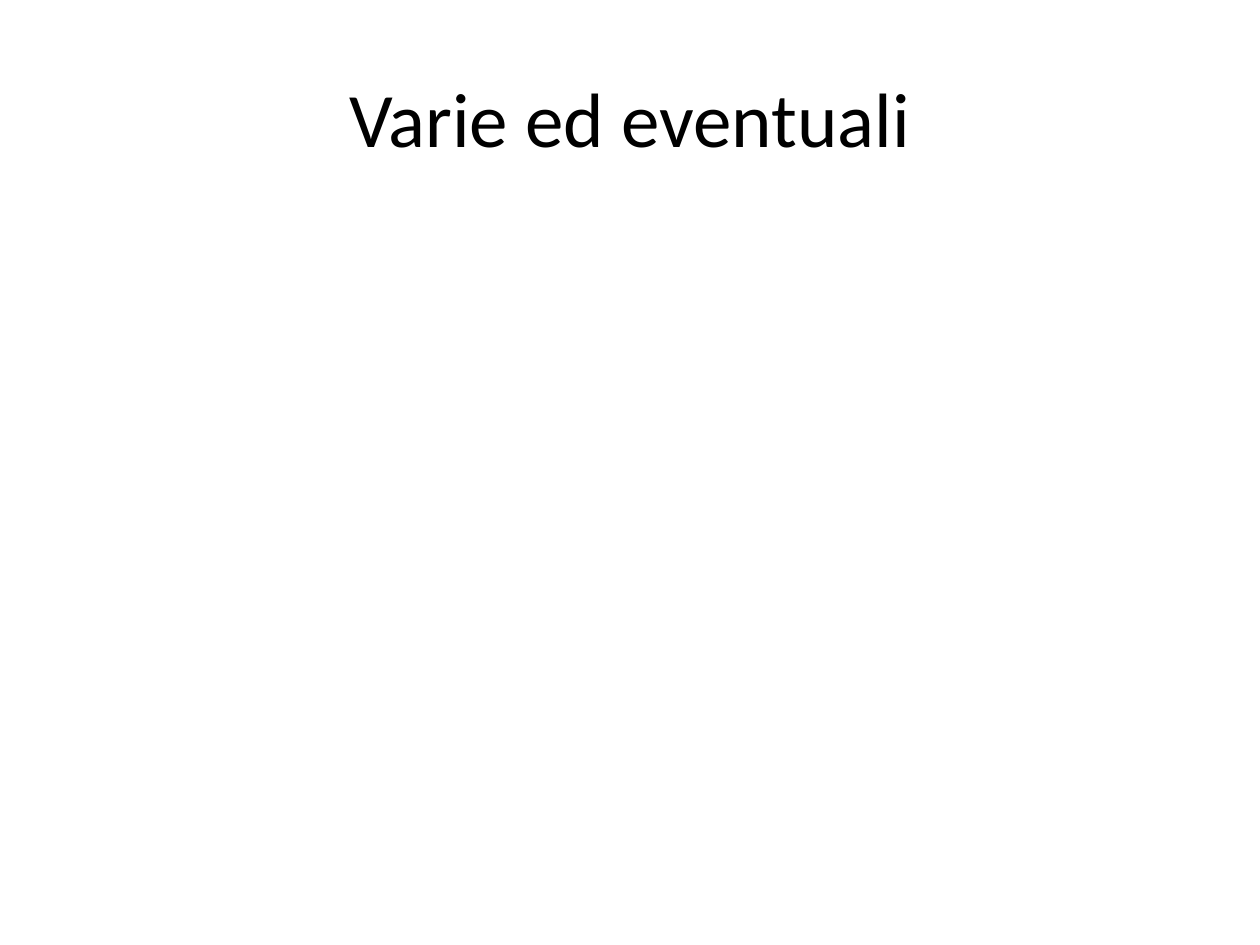
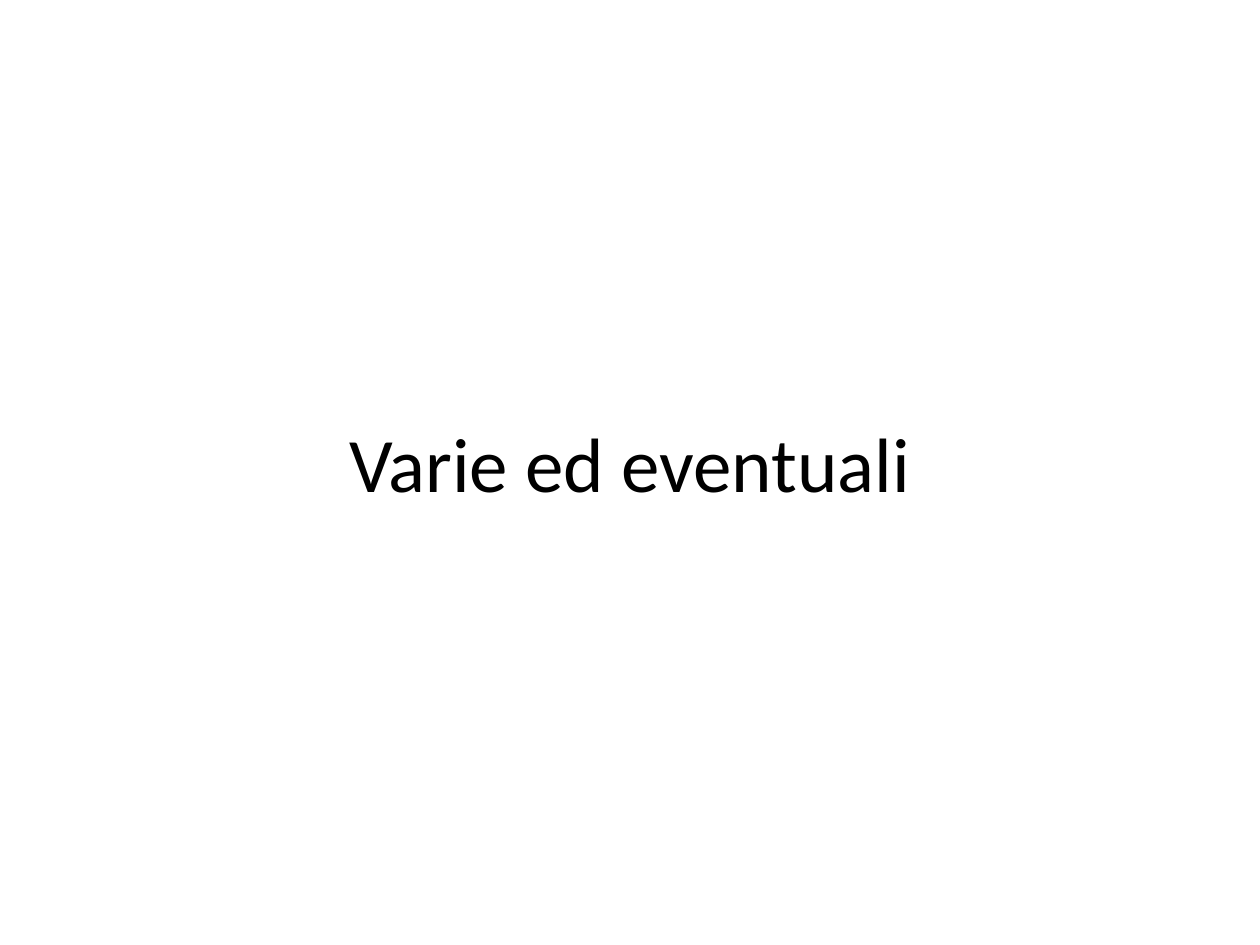
Before and after one commit to danielegenta/ProjectTPSI, a slide deck: slide 8 of Presentazione.pptx (slide 6 before the commit). Drawn at 1260x945 pixels with LibreOffice and Linux fonts; fonts in the diff are those of the drawing. Boxes give left, top, right and bottom in pixels: in the first picture for what was removed or moved away, otherwise in the second. Text is boxed around its words. In the diff, an @@ line names an element or a change of style, - is before the commit and + after.

```diff
--- a/Presentazione.pptx
+++ b/Presentazione.pptx
@@ title "Varie ed eventuali": place and size @@
-title "Varie ed eventuali" at bbox=[349, 93, 910, 148]
+title "Varie ed eventuali" at bbox=[349, 438, 910, 493]
```
Also in this commit, not shown: 2 other slides changed, 6 slides added, 2 other files.
